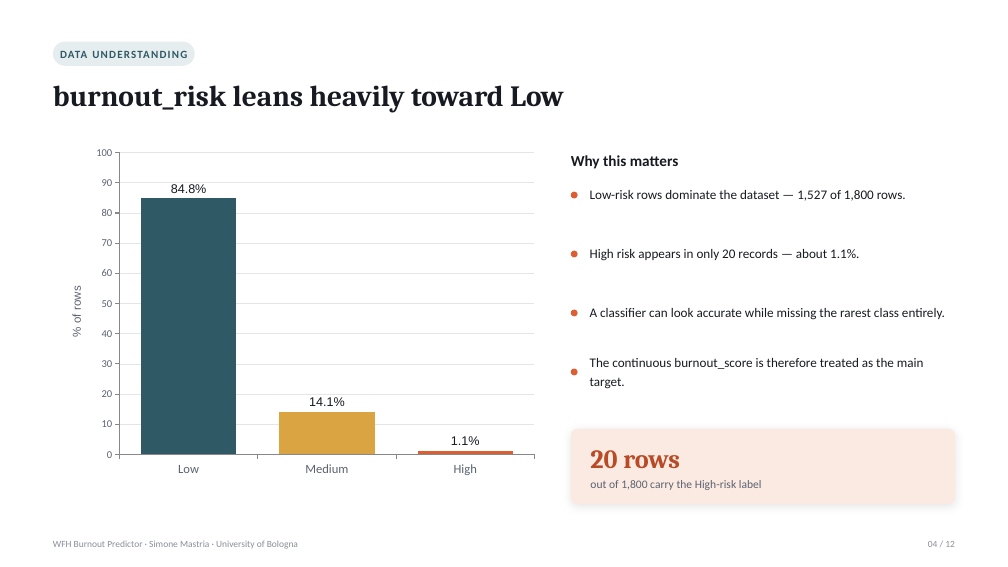
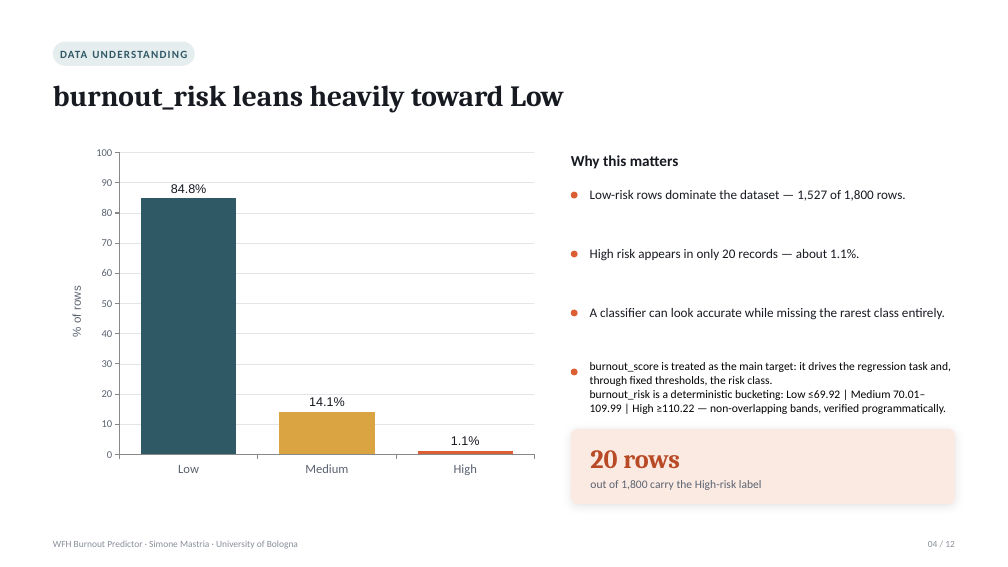
Before and after one commit to simonemastria/WFH-Burnout-Predictor, a slide deck: slide 4 of Report/WFH_Burnout_Predictor.pptx. Drawn at 1008x567 pixels with LibreOffice and Linux fonts; fonts in the diff are those of the drawing. Boxes give left, top, right and bottom in pixels: in the first picture for what was removed or moved away, otherwise in the second. Text is boxed around its words. In the diff, an @@ line names an element or a change of style, - is before the commit and + after.

```diff
--- a/Report/WFH_Burnout_Predictor.pptx
+++ b/Report/WFH_Burnout_Predictor.pptx
@@ text at [590, 362, 951, 414]: text changed; size 12.5 to 11 pt; text colour #171A21 to #000000 @@
-The continuous burnout_score is therefore treated as the main target.
+burnout_score is treated as the main target: it drives the regression task and, through fixed thresholds, the risk class.
+burnout_risk is a deterministic bucketing: Low ≤69.92 | Medium 70.01–109.99 | High ≥110.22 — non-overlapping bands, verified programmatically.
```
Also in this commit, not shown: 10 other slides changed, 2 other files.
